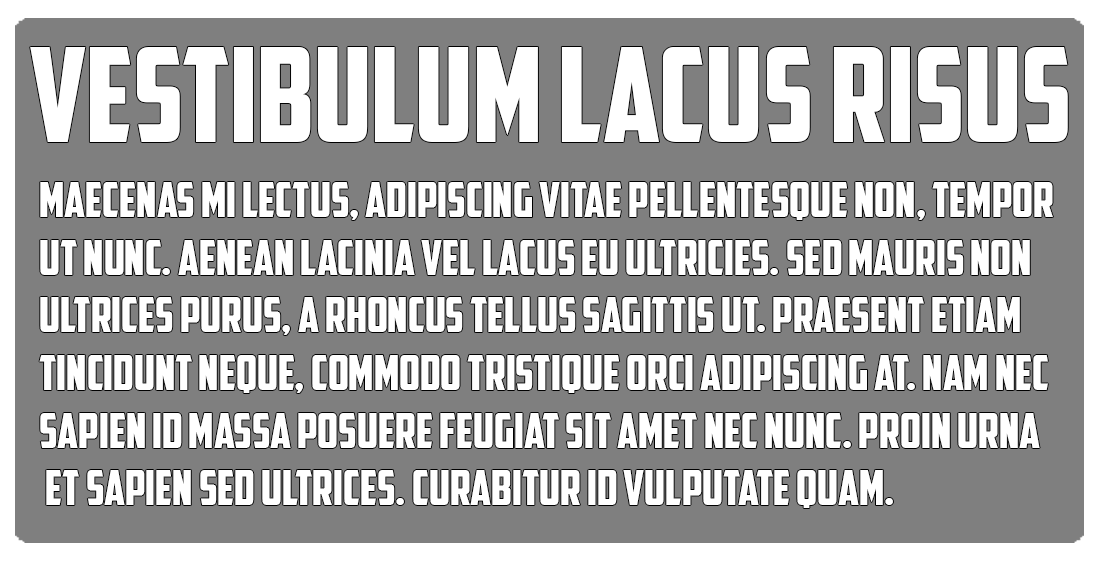
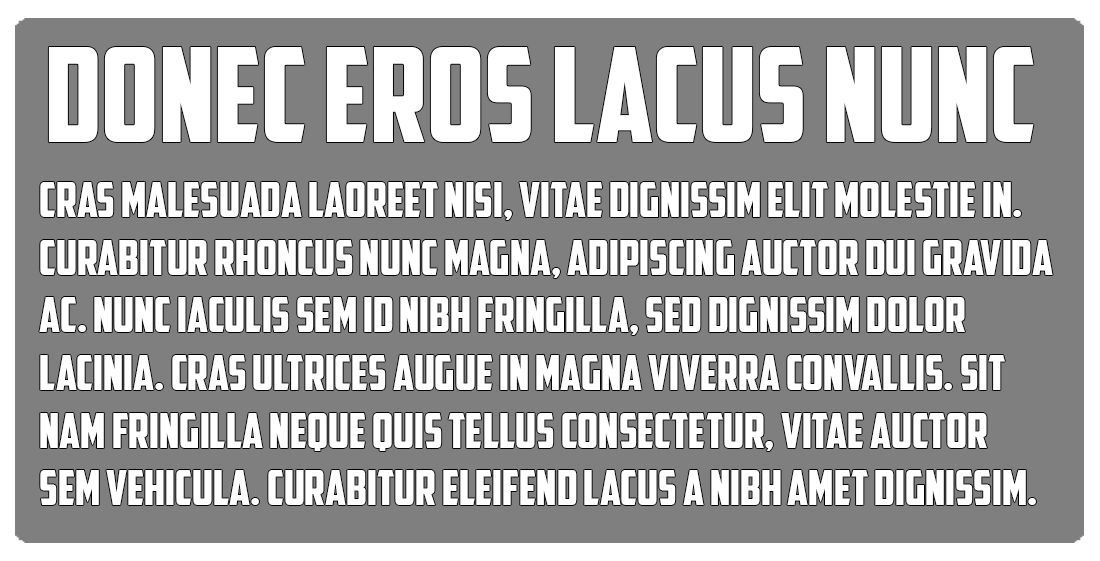
Revision of a layered 1100px x 561px image; what changed, layer by layer:
renamed "Maecenas mi lectus, adipiscing vitae pellentesque non, tempor" to "Cras malesuada laoreet nisi, vitae dignissim elit molestie in.", painted on it over [39, 182, 1053, 508]
renamed "Vestibulum lacus risus" to "Donec eros lacus nunc", painted on it over [30, 47, 1068, 142]
